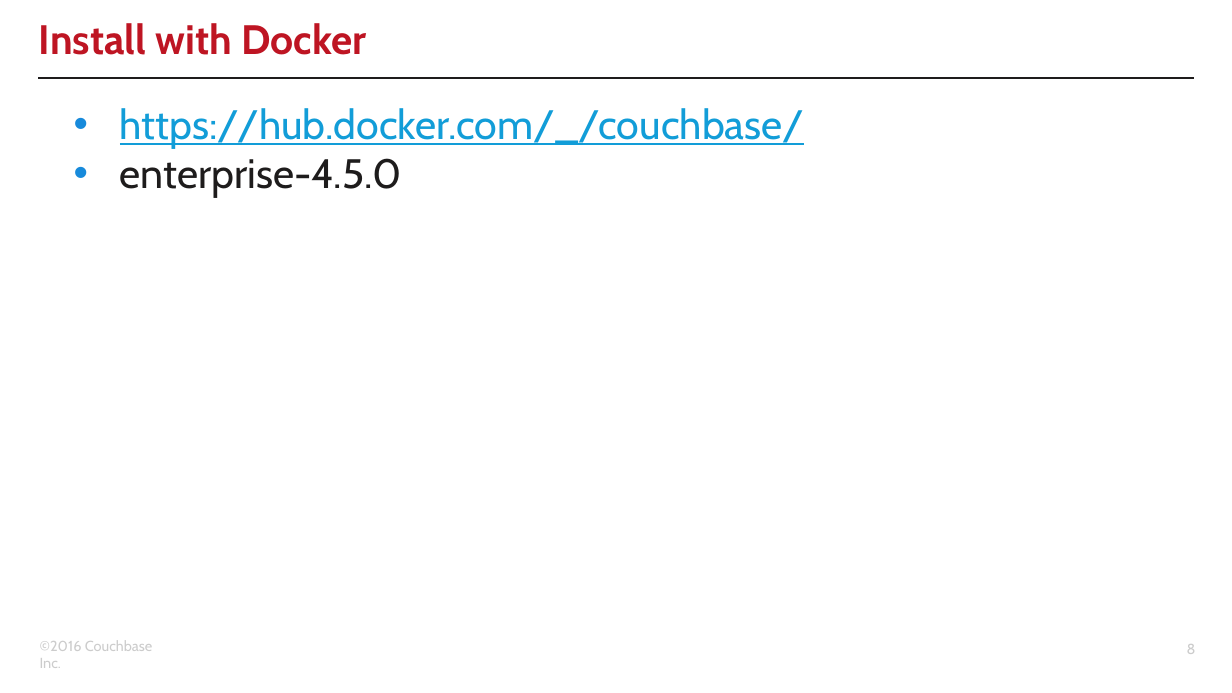
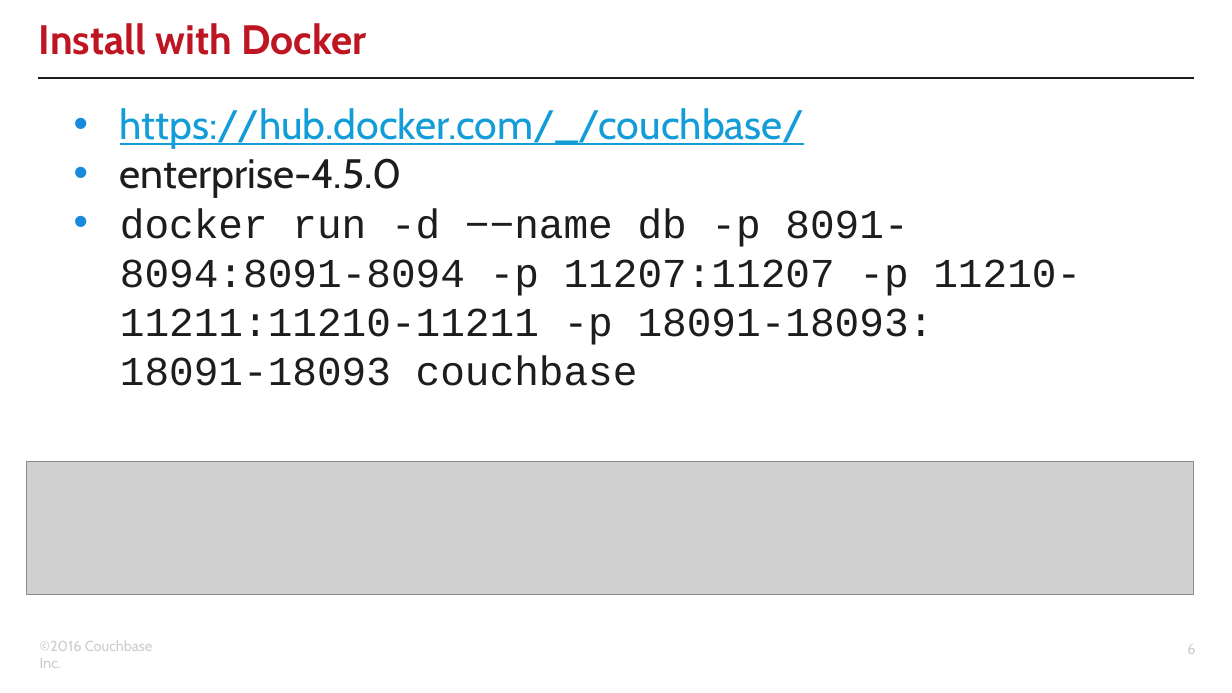
Before and after one commit to subalakr/workshop, a slide deck: slide 6 of connect2016/developer/01/01.pptx (slide 8 before the commit). Drawn at 1232x693 pixels with LibreOffice and Linux fonts; fonts in the diff are those of the drawing; grey boxes stand for pictures; background and template pictures are left out. Boxes give left, top, right and bottom in pixels: in the first picture for what was removed or moved away, otherwise in the second. Text is boxed around its words. In the diff, an @@ line names an element or a change of style, - is before the commit and + after.

```diff
--- a/connect2016/developer/01/01.pptx
+++ b/connect2016/developer/01/01.pptx
@@ text at [120,208,1081,386]: paragraph added @@
+• docker run -d −−name db -p 8091-8094:8091-8094 -p 11207:11207 -p 11210-11211:11210-11211 -p 18091-18093:
+  18091-18093 couchbase
@@ picture added at [27,461,1194,594] @@
```
Also in this commit, not shown: 3 other slides changed, 7 slides added, 2 slides removed.
